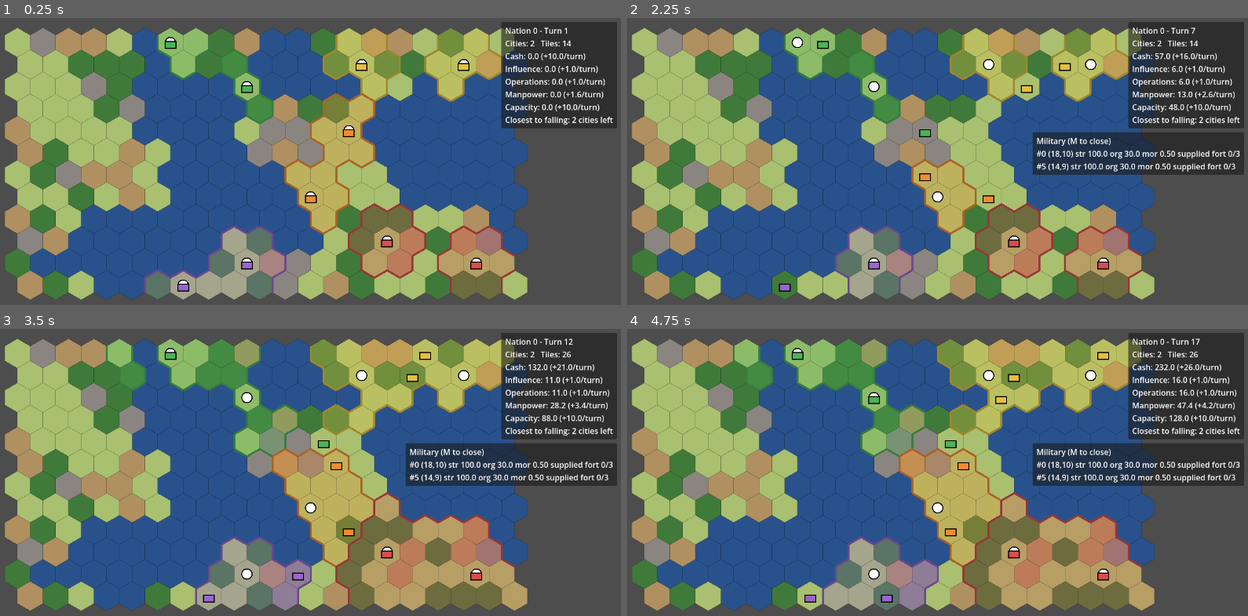
Above: before the commit, frames 1-4 (two rows, left to right).
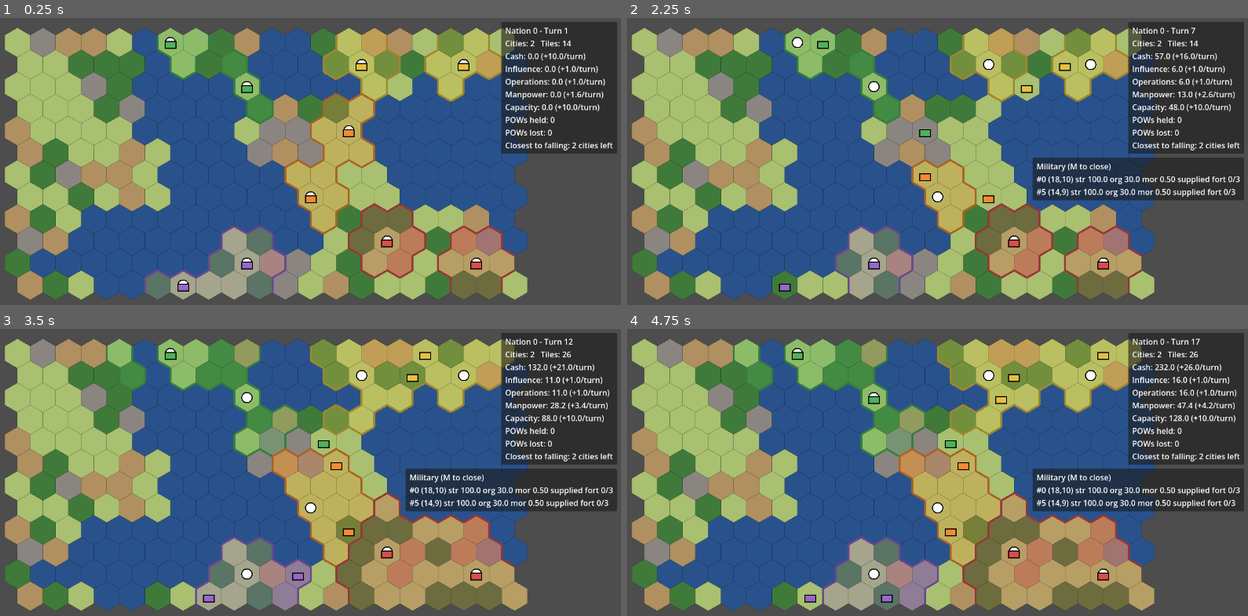
Above: after the commit, the same moments.

Repository: dwaite498/fault-lines-the-gift
Game: Godot game, scene res://scenes/main.tscn
Two runs of this game, one before a commit and one after it. Both use one fixed random seed, a clock stepped at 60 frames per second and the inputs below.
Inputs (mouse positions are in pixels of both pictures, inside the frame that each line leads up to):
- Up to frame 1 (0.25 s): no input
- Up to frame 2 (2.25 s): tap Enter at 0.5 s; move the mouse to (1074, 175) at 0.52 s; hold D 0.53-1.28 s; tap Space at 0.6, 0.77, 1.07, 1.52, 1.55, 1.82 s; click (1074, 175) at 0.67 s; move the mouse to (807, 213) at 1.27 s; tap R at 1.35 s; move the mouse to (999, 115) at 2.02 s; hold D from 2.03 s (still down); tap M at 2.1 s
- Up to frame 3 (3.5 s): keep holding D; tap Space at 2.3, 2.75, 3.02, 3.05, 3.32 s; move the mouse to (273, 575) at 2.77 s; tap F at 2.85 s; click (273, 575) at 2.92 s
- Up to frame 4 (4.75 s): move the mouse to (1123, 558) at 3.52 s; release D at 3.53 s; tap Space at 3.6, 3.77, 4.07, 4.52, 4.55 s; move the mouse to (744, 452) at 4.27 s; tap R at 4.35 s

The runs differ from the first frame. In frame 1, 1.8% of the frame differs, in the area x 80-100%, y 34-48%; in frame 2, 5.7%, in the area x 65-100%, y 34-64%; in frame 3, 5.7%; in frame 4, 5.7%.

Commit message:
Add POWs from surrender with return hook (Task 16)

Diff:
--- a/scripts/combat/division_roster.gd
+++ b/scripts/combat/division_roster.gd
@@ -11,6 +11,8 @@
 var templates: Dictionary = {}
 var combat: Dictionary = {}
 var rng := RandomNumberGenerator.new()
+## Optional. When set, surrenders are recorded as POWs (main.gd sets it).
+var economy: NationEconomy = null
 
 
 static func load_templates(path := CONFIG_PATH) -> Dictionary:
@@ -135,8 +137,8 @@
 		"damage_to_defender": dmg_to_defender, "damage_to_attacker": dmg_to_attacker,
 		"defender_org_loss": taken_by_defender.org, "defender_strength_loss": taken_by_defender.strength,
 		"attacker_org_loss": taken_by_attacker.org, "attacker_strength_loss": taken_by_attacker.strength,
-		"attacker_outcome": _after_combat(attacker, hex_map),
-		"defender_outcome": _after_combat(defender, hex_map),
+		"attacker_outcome": _after_combat(attacker, hex_map, defender.nation),
+		"defender_outcome": _after_combat(defender, hex_map, attacker.nation),
 	}
 
 
@@ -154,7 +156,7 @@
 ## Strength 0: destroyed. Org 0: retreat 1 hex to a free friendly or neutral
 ## land hex. If boxed in, it surrenders and is removed.
 ## Returns "destroyed", "retreated", "surrendered", or "held".
-func _after_combat(d: Division, hex_map: HexMap) -> String:
+func _after_combat(d: Division, hex_map: HexMap, captor: int) -> String:
 	if d.strength <= 0.0:
 		divisions.erase(d)
 		return "destroyed"
@@ -168,6 +170,8 @@
 			d.fortify_level = 0
 			return "retreated"
 	divisions.erase(d)
+	if economy:
+		economy.add_pows(captor, d.nation, d.strength)
 	return "surrendered"
 
 # --- Turn ---
--- a/scripts/main.gd
+++ b/scripts/main.gd
@@ -31,6 +31,7 @@
 	add_child(_view)
 	_economy = NationEconomy.new()
 	_economy.setup(_view.hex_map)
+	_view.roster.economy = _economy
 	_panel = UnitPanel.new()
 	_panel.max_fortify = int(_view.roster.combat.max_fortify)
 	add_child(_panel)
--- a/scripts/nations/nation_economy.gd
+++ b/scripts/nations/nation_economy.gd
@@ -14,6 +14,8 @@
 var pending: Dictionary = {}
 ## nation index -> true if that nation paid its upkeep on the last end_turn.
 var upkeep_paid: Dictionary = {}
+## POWs: captor nation -> {owner nation -> count (float)}. Kept after elimination.
+var pows: Dictionary = {}
 
 
 func _init(path := CONFIG_PATH) -> void:
@@ -24,6 +26,7 @@
 	stocks.clear()
 	pending.clear()
 	upkeep_paid.clear()
+	pows.clear()
 	for nation in hex_map.nations:
 		stocks[nation] = {}
 		upkeep_paid[nation] = true
@@ -167,3 +170,45 @@
 	collect_income(hex_map)
 	pay_upkeep(hex_map, roster)
 	spawn_pending(hex_map, roster)
+
+# --- POWs ---
+
+## Records surrendered strength as POWs held by captor from owner.
+func add_pows(captor: int, owner: int, count: float) -> void:
+	if count <= 0.0:
+		return
+	if not pows.has(captor):
+		pows[captor] = {}
+	pows[captor][owner] = float(pows[captor].get(owner, 0.0)) + count
+
+
+## POWs captor holds from all nations.
+func pows_held(captor: int) -> float:
+	var total := 0.0
+	for owner in pows.get(captor, {}):
+		total += float(pows[captor][owner])
+	return total
+
+
+## POWs taken from owner by all captors.
+func pows_lost(owner: int) -> float:
+	var total := 0.0
+	for captor in pows:
+		total += float(pows[captor].get(owner, 0.0))
+	return total
+
+
+## Returns captor's POWs from owner to owner's manpower and clears them.
+## Not called yet; peace and alliance switching will call it. Works for
+## eliminated nations too. Returns the amount returned.
+func return_pows(captor: int, owner: int) -> float:
+	if not pows.has(captor) or not pows[captor].has(owner):
+		return 0.0
+	var count: float = pows[captor][owner]
+	pows[captor].erase(owner)
+	if pows[captor].is_empty():
+		pows.erase(captor)
+	if not stocks.has(owner):
+		stocks[owner] = {}
+	stocks[owner].manpower = float(stocks[owner].get("manpower", 0.0)) + count
+	return count
--- a/scripts/ui/nation_panel.gd
+++ b/scripts/ui/nation_panel.gd
@@ -39,6 +39,8 @@
 	var stock: Dictionary = economy.stocks.get(nation, {})
 	for r in NationEconomy.RESOURCES:
 		lines.append("%s: %.1f (+%.1f/turn)" % [r.capitalize(), float(stock.get(r, 0.0)), income[r]])
+	lines.append("POWs held: %d" % roundi(economy.pows_held(nation)))
+	lines.append("POWs lost: %d" % roundi(economy.pows_lost(nation)))
 	if city_count == 0:
 		lines.append("Closest to falling: eliminated")
 	else:
Not shown, changed: docs/DESIGN.md
